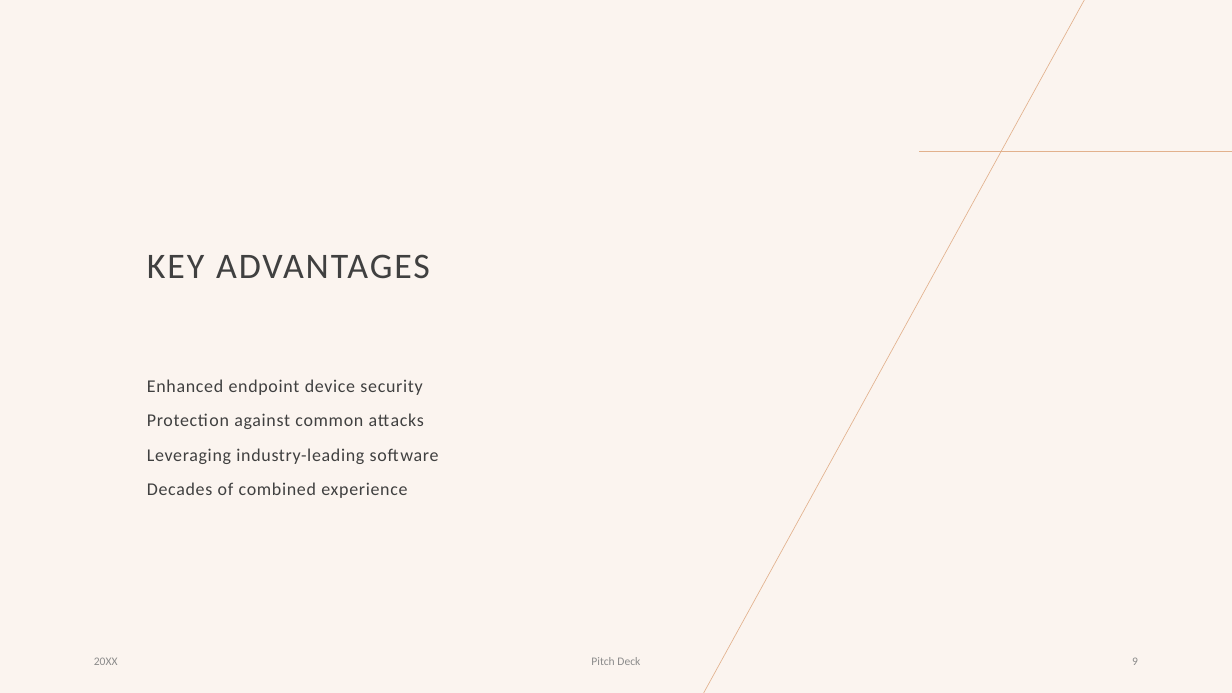
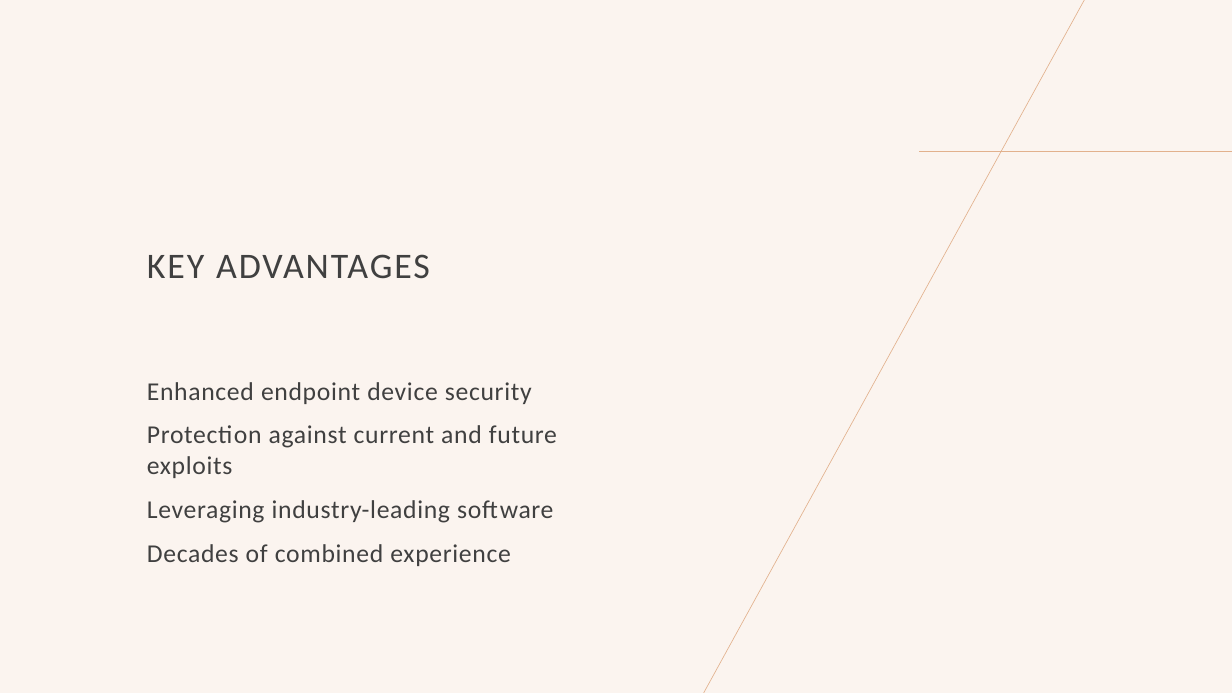
Before and after one commit to tuplee/Comms-Proposal, a slide deck: slide 8 of Proposal Pitch/Proposal Pitch PPT (rough-needs-subheadings).pptx (slide 9 before the commit). Drawn at 1232x693 pixels with LibreOffice and Linux fonts; fonts in the diff are those of the drawing. Boxes give left, top, right and bottom in pixels: in the first picture for what was removed or moved away, otherwise in the second. Text is boxed around its words. In the diff, an @@ line names an element or a change of style, - is before the commit and + after.

```diff
--- a/Proposal Pitch/Proposal Pitch PPT (rough-needs-subheadings).pptx
+++ b/Proposal Pitch/Proposal Pitch PPT (rough-needs-subheadings).pptx
@@ text at [147, 382, 553, 566]: size 14 to 20 pt in "Enhanced endpoint device security", "Leveraging industry-leading software", "Decades of combined experience" @@
@@ text at [147, 425, 557, 478]: text changed; size 14 to 20 pt @@
-Protection against common attacks
+Protection against current and future exploits
@@ text removed at [94, 657, 118, 665] @@
-20XX
@@ text removed at [591, 657, 640, 665] @@
-Pitch Deck
@@ page number removed at [1132, 657, 1138, 665] @@
-9
```
Also in this commit, not shown: 9 other slides changed, 2 slides added, 4 slides removed.
